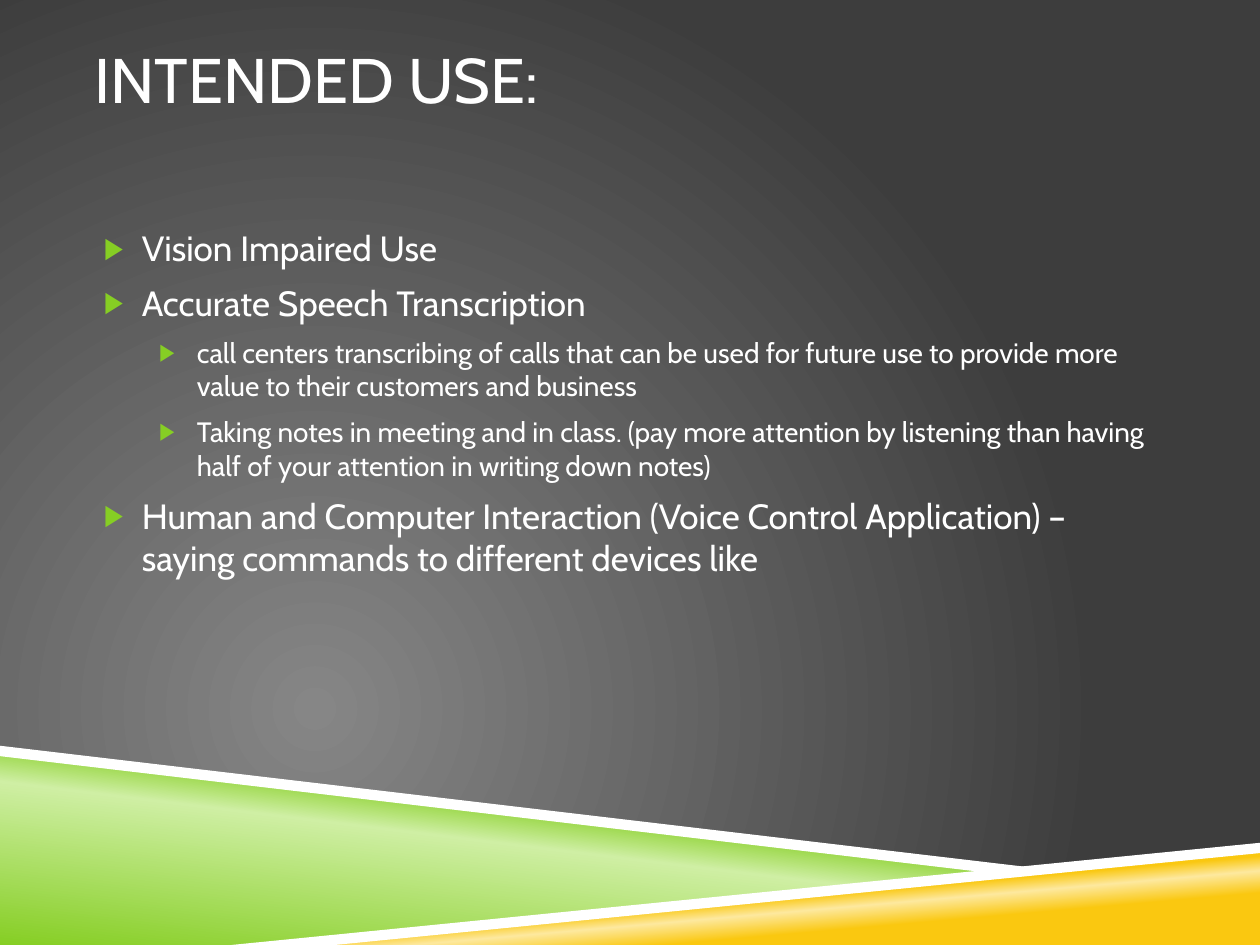
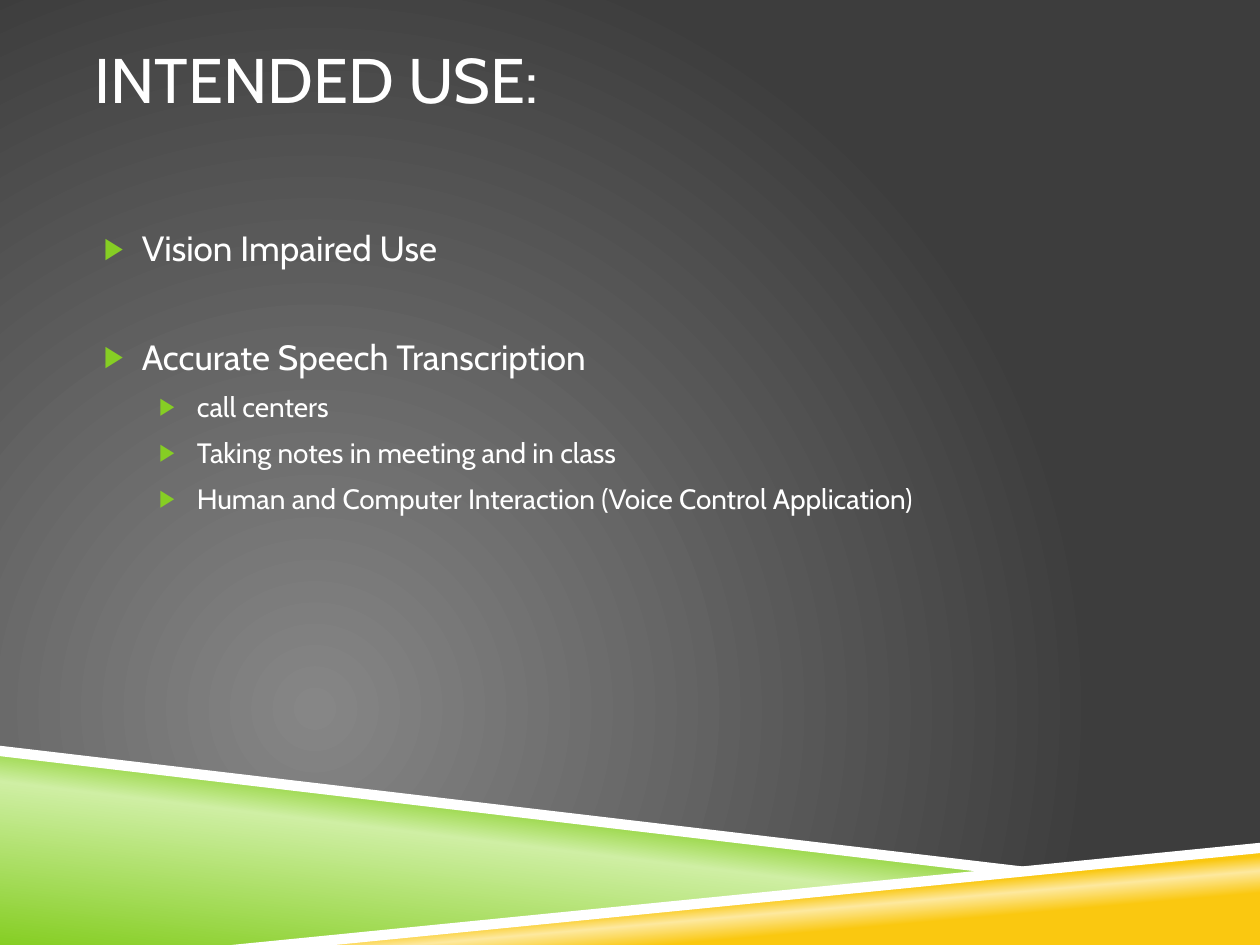
Before and after one commit to JaoColoma/jaocoloma.github.io, a slide deck: slide 9 of presentation.pptx. Drawn at 1260x945 pixels with LibreOffice and Linux fonts; fonts in the diff are those of the drawing; background and template pictures are left out. Boxes give left, top, right and bottom in pixels: in the first picture for what was removed or moved away, otherwise in the second. Text is boxed around its words. In the diff, an @@ line names an element or a change of style, - is before the commit and + after.

```diff
--- a/presentation.pptx
+++ b/presentation.pptx
@@ text at (x1=197, y1=396, x2=912, y2=515): text changed @@
-  ▶ call centers transcribing of calls that can be used for future use to provide more value to their customers and business
-  ▶ Taking notes in meeting and in class. (pay more attention by listening than having half of your attention in writing down notes)
-▶ Human and Computer Interaction (Voice Control Application) – saying commands to different devices like
+  ▶ call centers
+  ▶ Taking notes in meeting and in class
+  ▶ Human and Computer Interaction (Voice Control Application)
```
